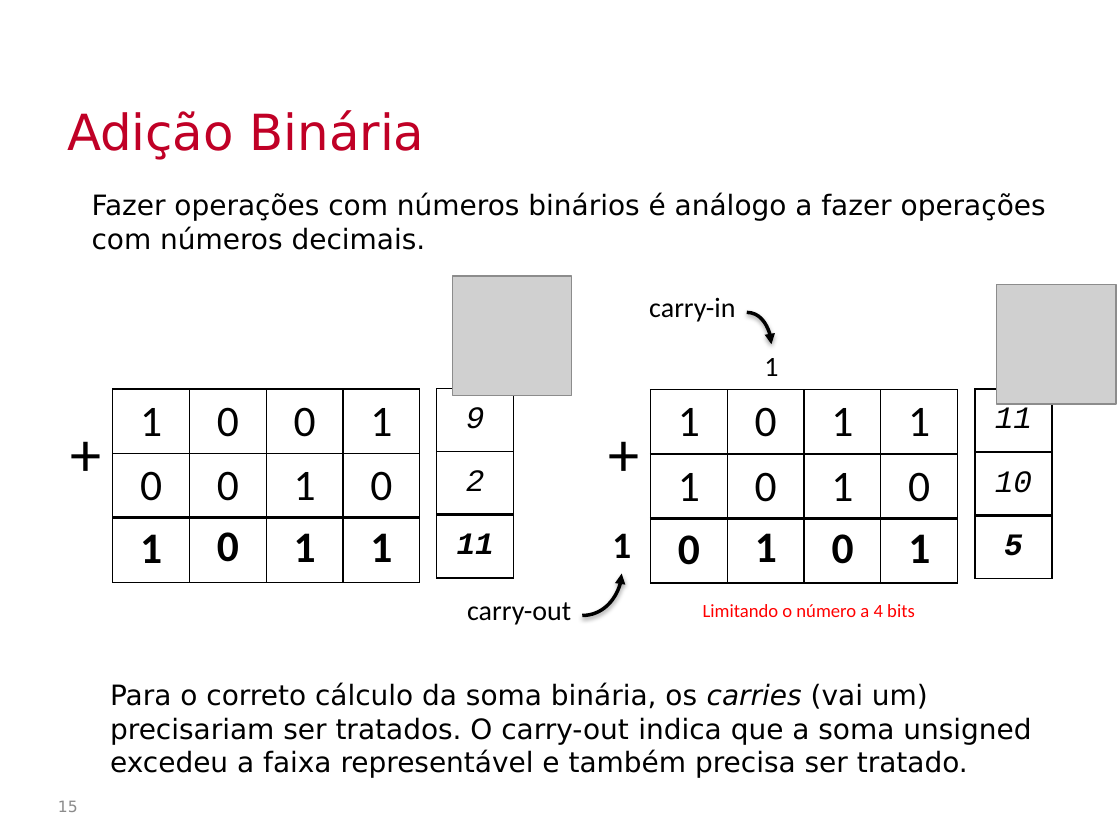
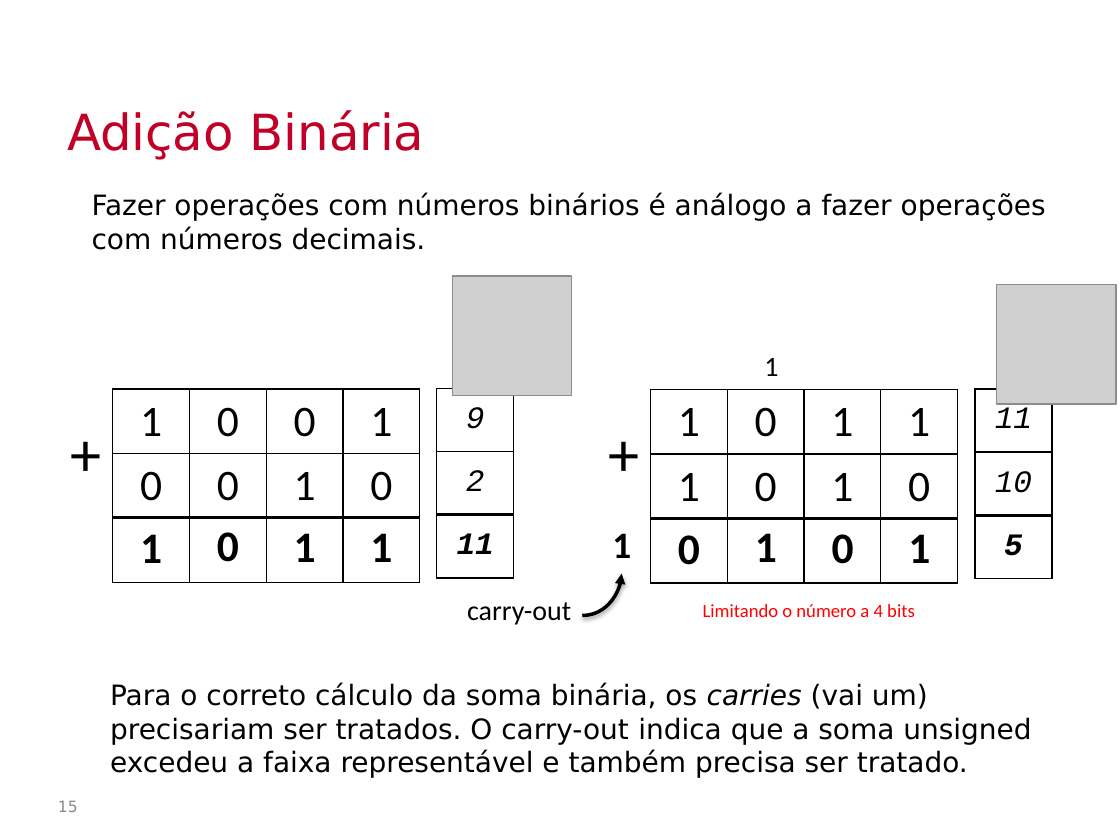
Before and after one commit to Insper/bits-e-proc, a slide deck: slide 15 of docs-src/slides/conteudoDadosDigitais.pptx. Drawn at 1120x840 pixels with LibreOffice and Linux fonts; fonts in the diff are those of the drawing; grey boxes stand for pictures; background and template pictures are left out. Boxes give left, top, right and bottom in pixels: in the first picture for what was removed or moved away, otherwise in the second. Text is boxed around its words. In the diff, an @@ line names an element or a change of style, - is before the commit and + after.

```diff
--- a/docs-src/slides/conteudoDadosDigitais.pptx
+++ b/docs-src/slides/conteudoDadosDigitais.pptx
@@ text removed at bbox=[649, 297, 735, 322] @@
-carry-in
@@ curved arrow removed from (747, 312) to (772, 344) @@
```
Also in this commit, not shown: 3 other files.
